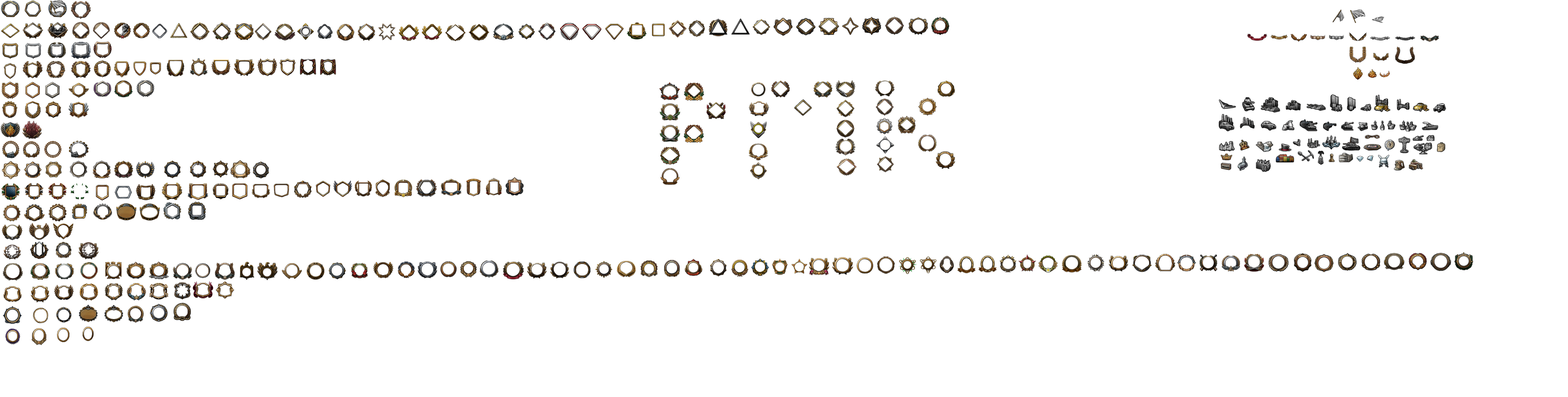
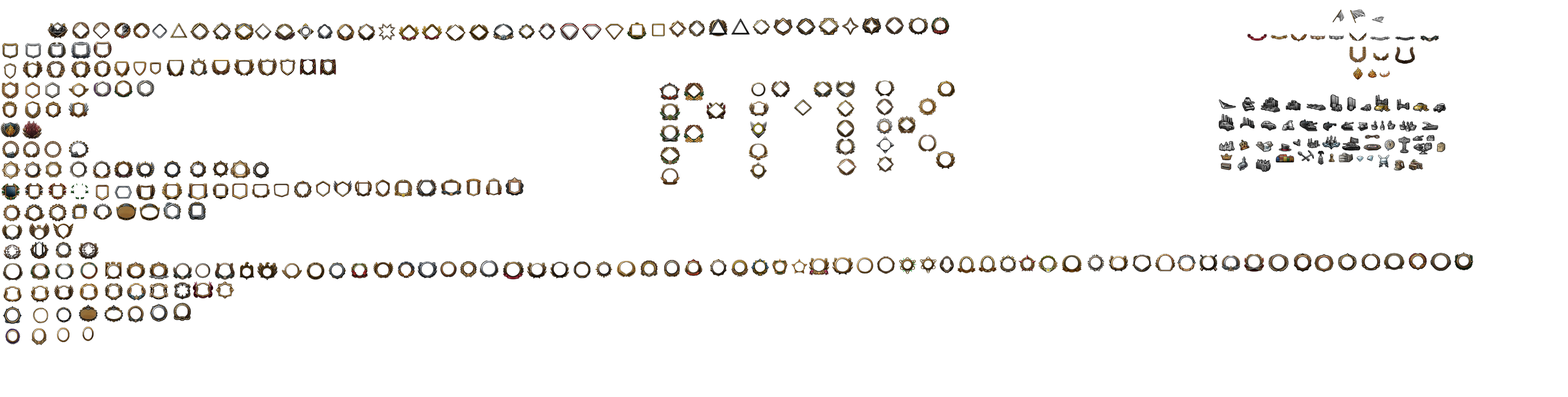
The second 1568×397 image is a revision of the first. Changes to its layers:
added layer "Слой 1 копия" above "Слой 1" over bbox(0, 9, 91, 39)
hid "Слой 1" over bbox(0, 0, 91, 39)